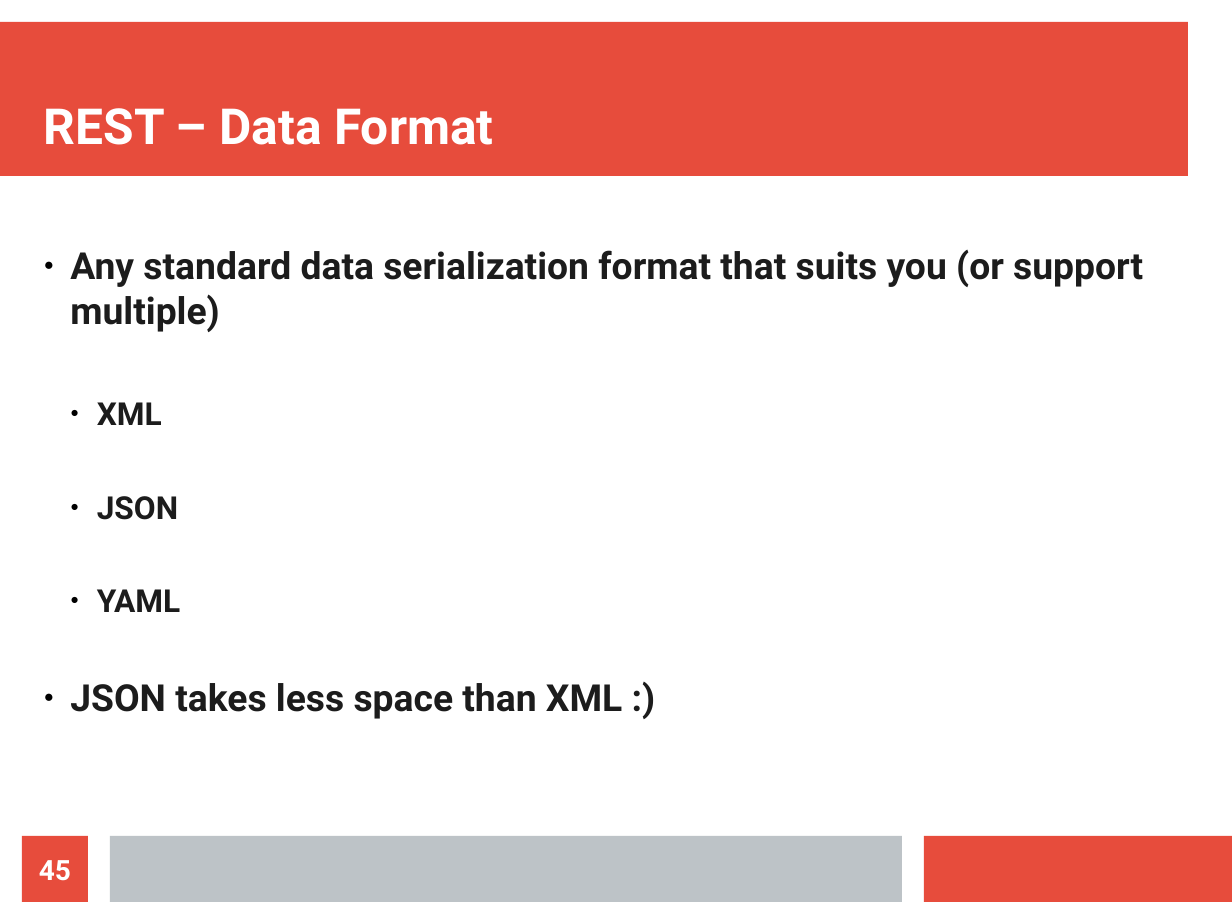
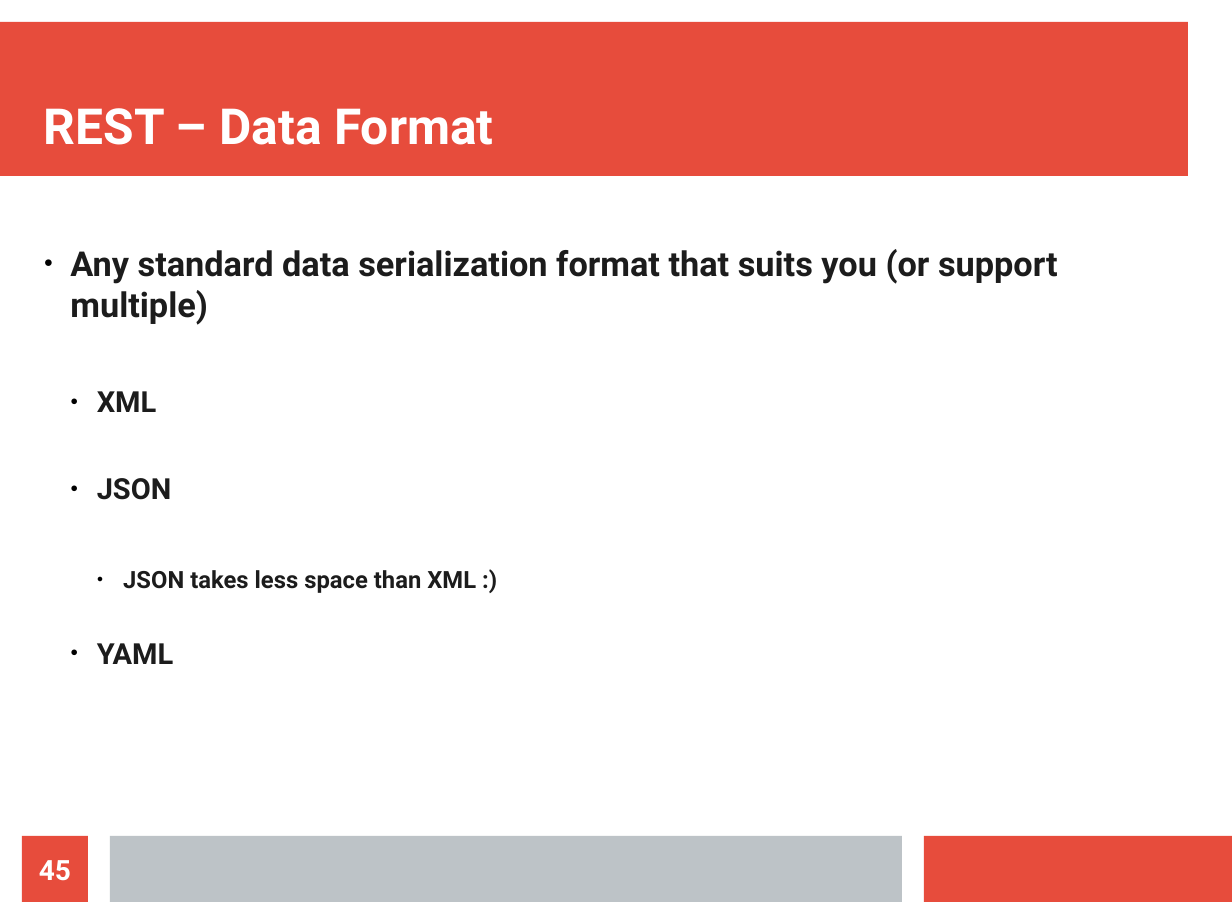
Before and after one commit to maxotta/pia-labs, a slide deck: slide 45 of lectures/ws_wsockets/ws_wsockets.odp. Drawn at 1232x924 pixels with LibreOffice and Linux fonts; fonts in the diff are those of the drawing. Boxes give left, top, right and bottom in pixels: in the first picture for what was removed or moved away, otherwise in the second. Text is boxed around its words. In the diff, an @@ line names an element or a change of style, - is before the commit and + after.

Commit message:
[lec-wss] typos

```diff
--- a/lectures/ws_wsockets/ws_wsockets.odp
+++ b/lectures/ws_wsockets/ws_wsockets.odp
@@ text at (70, 249, 1058, 664): size 24.1 to 22.1 pt in "Any standard data serialization format that suits ..."; size 20.4 to 18.7 pt in "XML", "JSON", "YAML" @@
@@ text at (123, 570, 476, 593): paragraph added @@
+    ● JSON takes less space than XML :)
@@ text at (70, 683, 622, 719): paragraph removed @@
-● JSON takes less space than XML :)
```
Also in this commit, not shown: 6 other slides changed.
